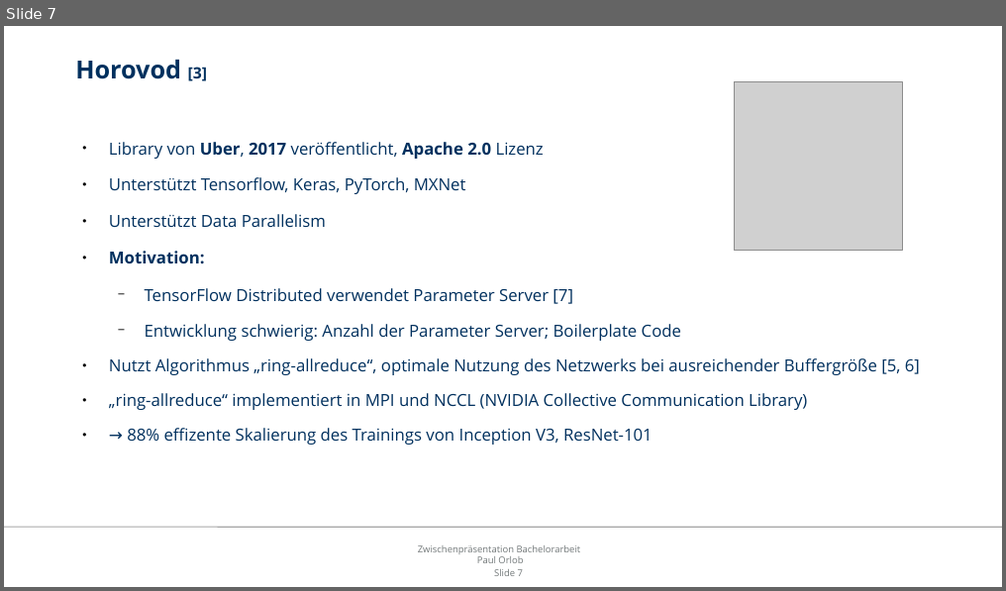
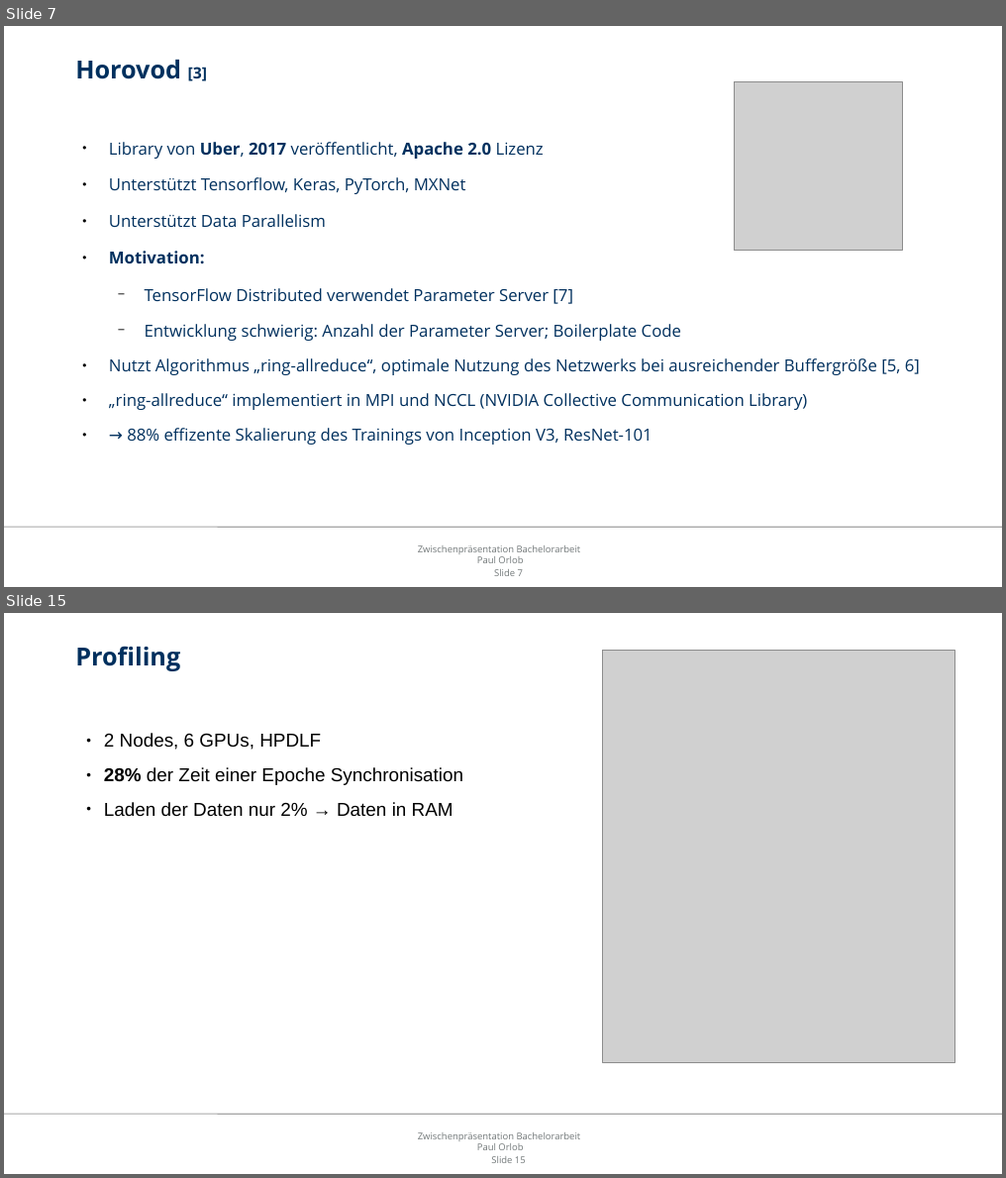
Before and after one commit to orlopau/bachelor-thesis-code, a slide deck: thesis/presentation.odp. Shown one above the other, each under a label of ours: slide 7 before the commit, slides 7 and 15 after it; the slides between them are not shown. The pictures are 1006x591 and 1006x1178 pixels, drawn with LibreOffice and Linux fonts; fonts in the diff are those of the drawing; grey boxes stand for pictures; background and template pictures are left out. Boxes give left, top, right and bottom in pixels: in the first picture for what was removed or moved away, otherwise in the second. Text is boxed around its words. In the diff, an @@ line names an element or a change of style, - is before the commit and + after.

```diff
--- a/thesis/presentation.odp
+++ b/thesis/presentation.odp
@@ slide 15 added at box(4, 613, 1002, 1174), background #FFFFFF; not listed: 3 template elements that a slide beside it also shows @@
@@ title added at box(75, 646, 180, 671), 24 pt, text #00305E, bold @@
+Profiling
@@ picture added at box(603, 651, 954, 1062) @@
@@ text added at box(104, 733, 463, 817), 18 pt, text #000000 @@
+● 2 Nodes, 6 GPUs, HPDLF
+● 28% der Zeit einer Epoche Synchronisation
+● Laden der Daten nur 2% → Daten in RAM
```
Also in this commit, not shown: 4 slides changed, 20 other slides added, 1 slide removed, 11 other files.
